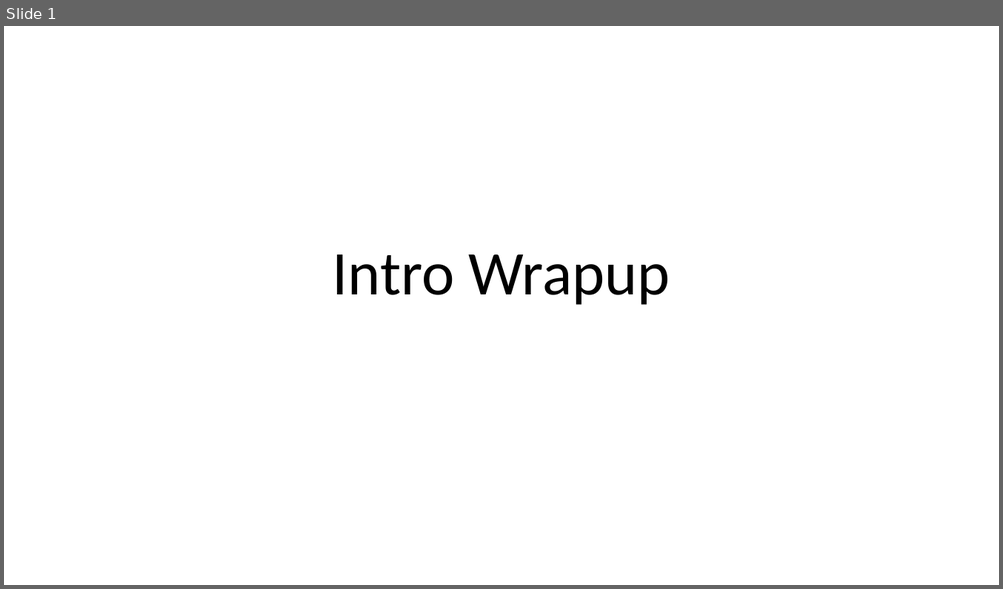
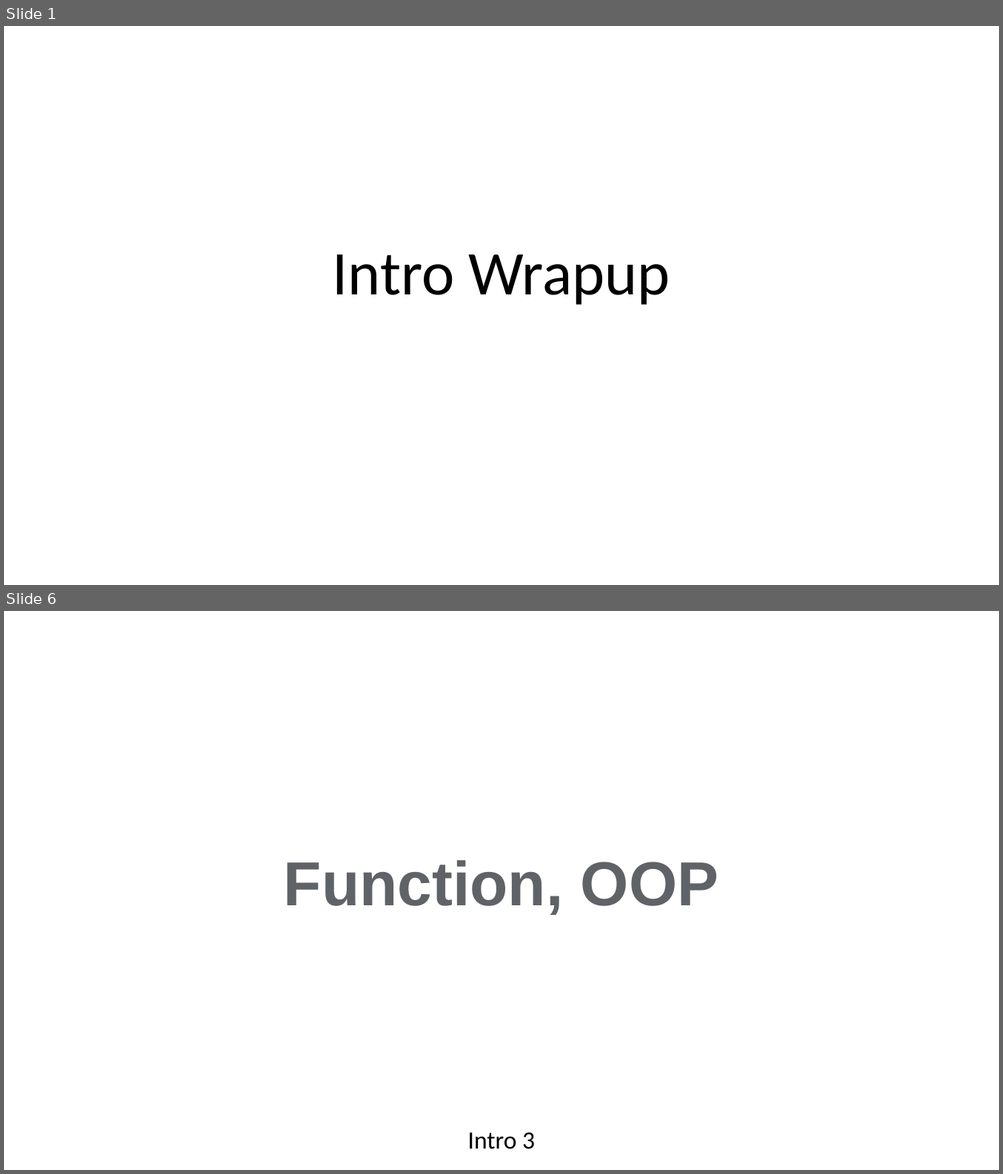
Before and after one commit to niie-it/python, a slide deck: P4E/intro-wrapup.pptx. Shown one above the other, each under a label of ours: slide 1 before the commit, slides 1 and 6 after it; the slides between them are not shown. The pictures are 1003x589 and 1003x1174 pixels, drawn with LibreOffice and Linux fonts; fonts in the diff are those of the drawing. Boxes give left, top, right and bottom in pixels: in the first picture for what was removed or moved away, otherwise in the second. Text is boxed around its words. In the diff, an @@ line names an element or a change of style, - is before the commit and + after.

```diff
--- a/P4E/intro-wrapup.pptx
+++ b/P4E/intro-wrapup.pptx
@@ slide 6 added at [4, 611, 999, 1170], background #FFFFFF @@
@@ title added at [284, 860, 719, 915], 60 pt, text #5F6368, bold @@
+Function, OOP
@@ subtitle added at [468, 1133, 535, 1150], 24 pt, text #000000 @@
+Intro 3
```
Also in this commit, not shown: 3 slides changed, 5 other slides added, 3 slides removed, 7 other files.
